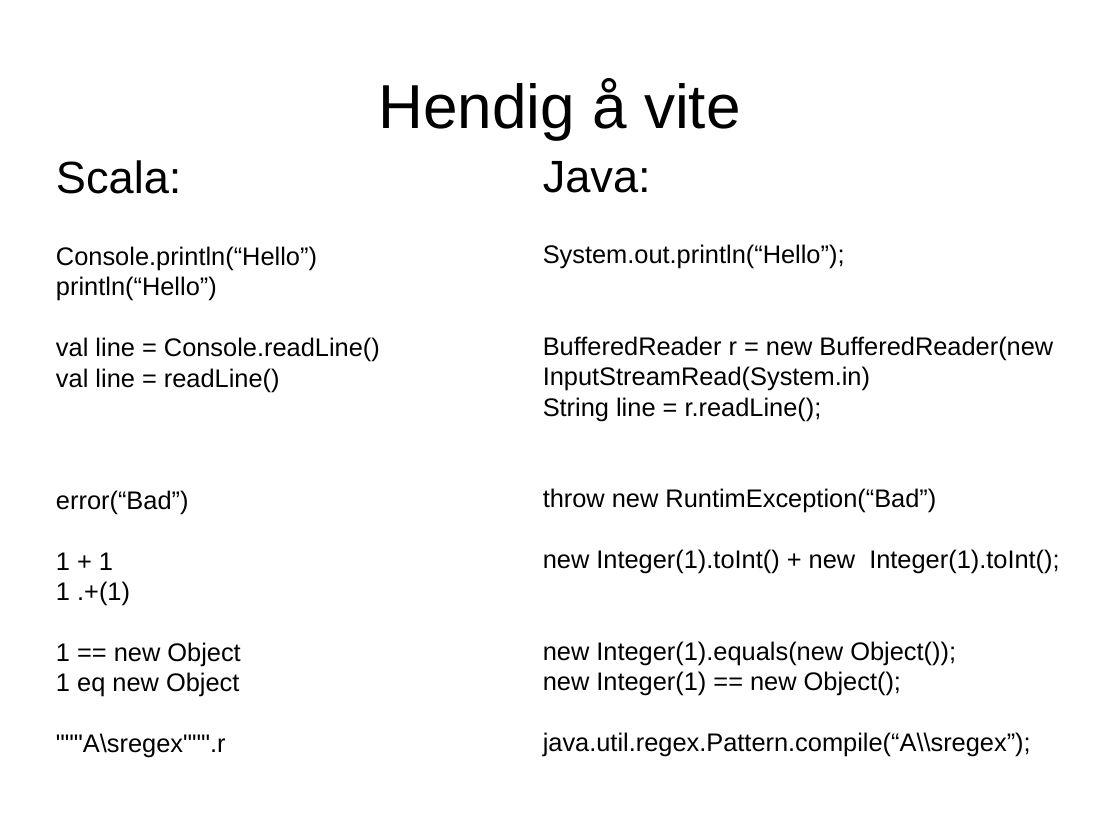
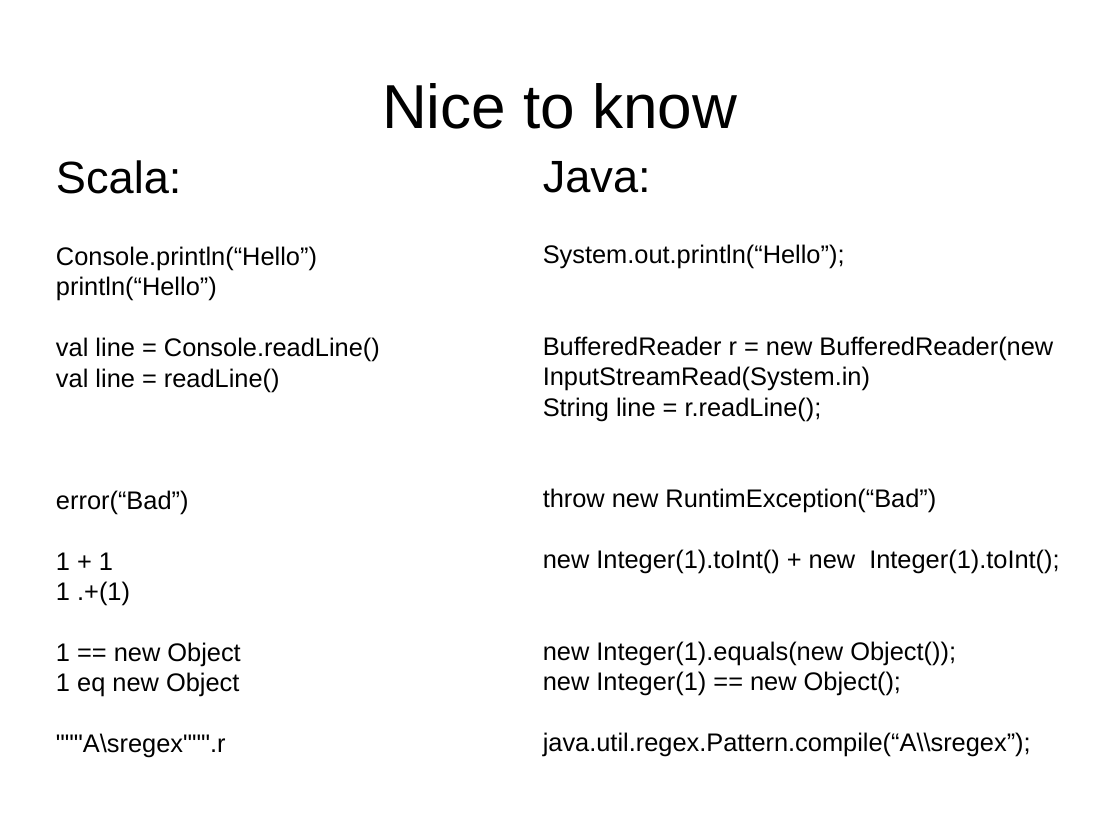
Before and after one commit to javaBin/scala-training-slides, a slide deck: slide 23 of 1.2 - scala basics.odp. Drawn at 1120x840 pixels with LibreOffice and Linux fonts; fonts in the diff are those of the drawing; background and template pictures are left out. Boxes give left, top, right and bottom in pixels: in the first picture for what was removed or moved away, otherwise in the second. Text is boxed around its words. In the diff, an @@ line names an element or a change of style, - is before the commit and + after.

```diff
--- a/1.2 - scala basics.odp
+++ b/1.2 - scala basics.odp
@@ title at <box>382,83,737,129</box>: text changed @@
-Hendig å vite
+Nice to know
```
Also in this commit, not shown: 11 other slides changed, 1 slide added, 1 slide removed.
